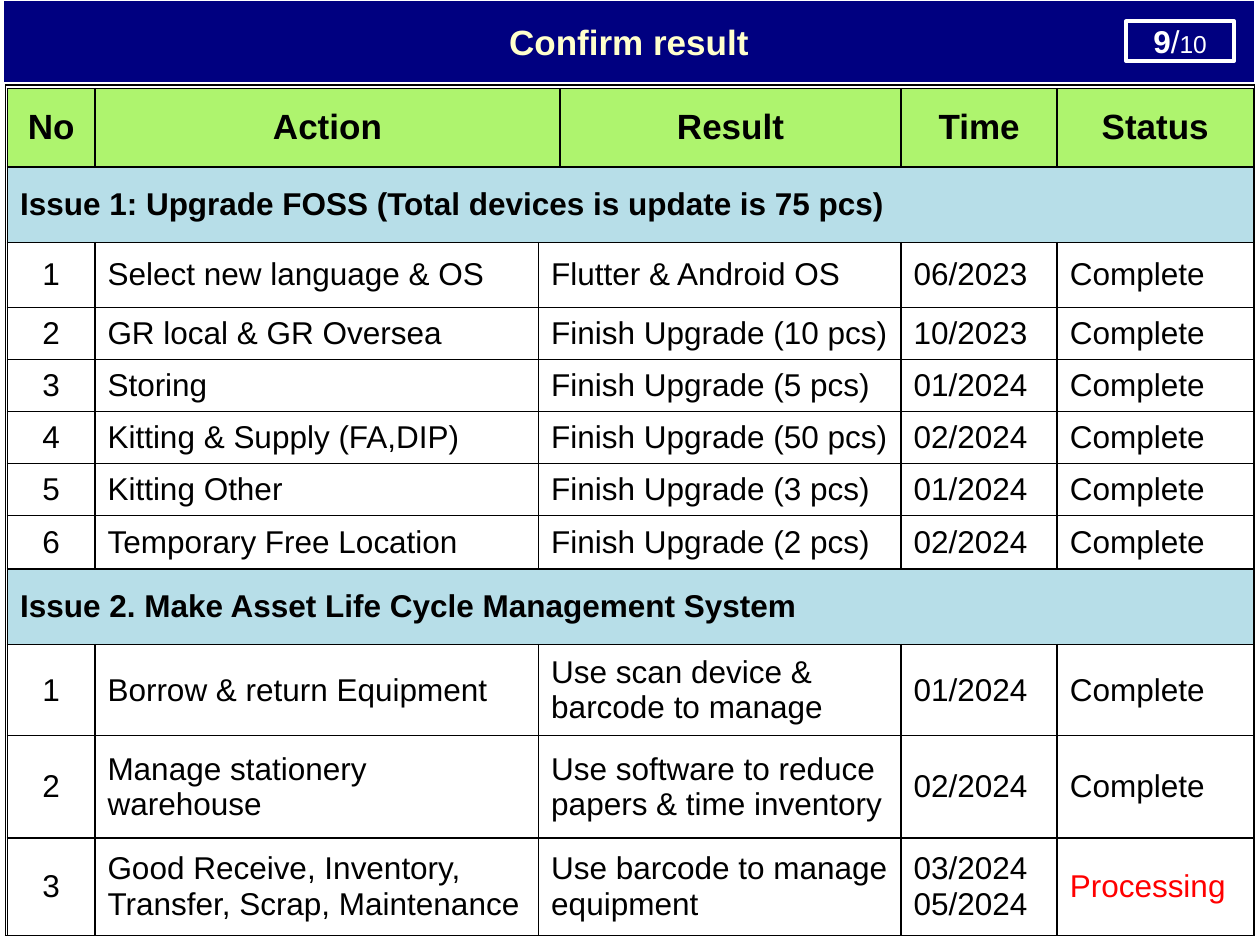
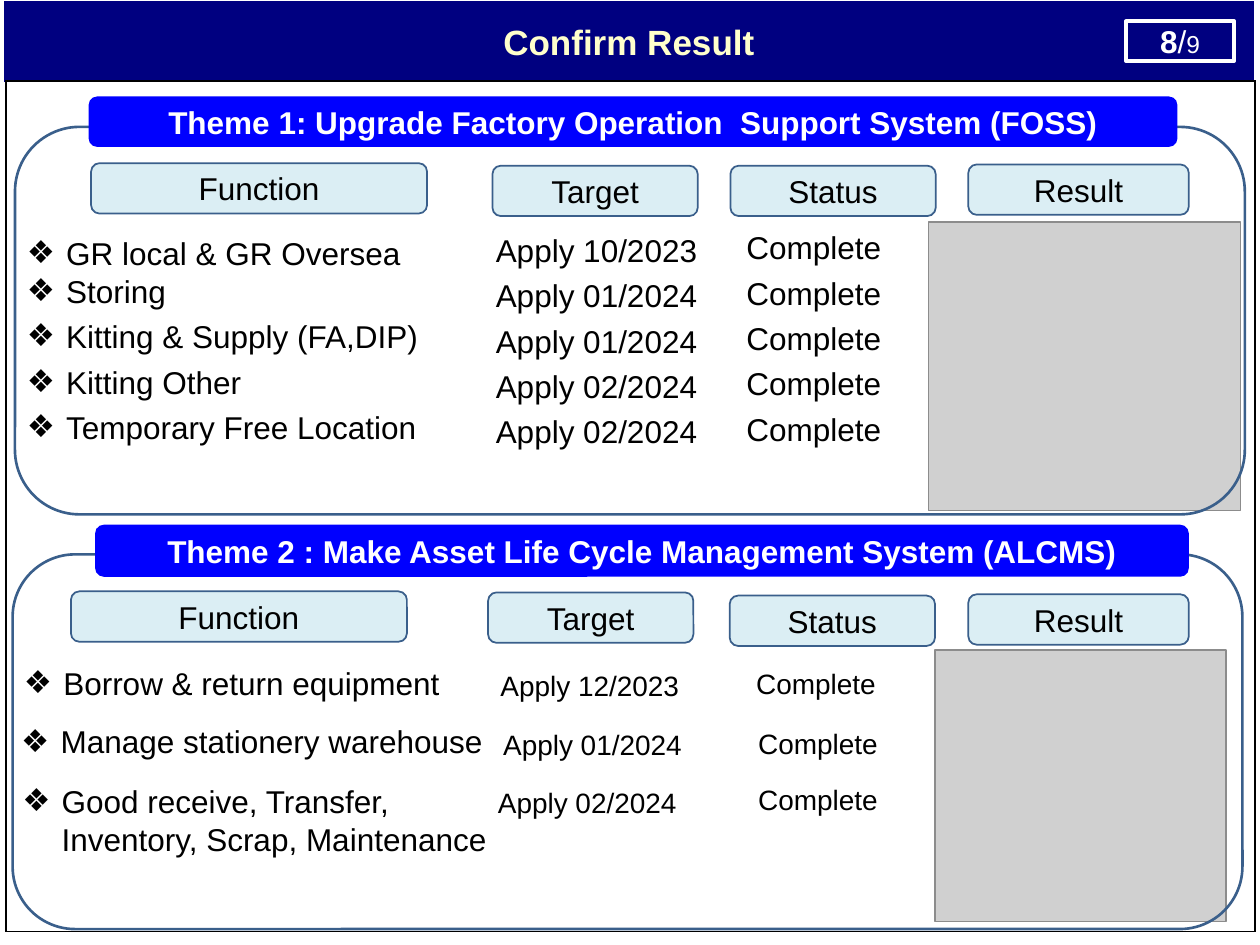
Before and after one commit to thietbicongnghevietnam/ReportPSNV, a slide deck: slide 9 of Report_Nguyen Nhu Minh.pptx (slide 10 before the commit). Drawn at 1260x945 pixels with LibreOffice and Linux fonts; fonts in the diff are those of the drawing; grey boxes stand for pictures. Boxes give left, top, right and bottom in pixels: in the first picture for what was removed or moved away, otherwise in the second. Text is boxed around its words. In the diff, an @@ line names an element or a change of style, - is before the commit and + after.

```diff
--- a/Report_Nguyen Nhu Minh.pptx
+++ b/Report_Nguyen Nhu Minh.pptx
@@ text in rectangle at (503, 29, 754, 56): text changed @@
-Confirm result
+Confirm Result
@@ text in rectangle at (1160, 30, 1200, 54): text changed @@
-9/10
+8/9
@@ table: place and size @@
-table at (5, 86, 1254, 936)
+table at (6, 81, 1255, 931)
@@ table removed at (8, 88, 1254, 935), 12 rows, 6 columns @@
-No | Action |  | Result | Time | Status
-Issue 1: Upgrade FOSS (Total devices is update is 75 pcs) |  |  |  |  | 
-1 | Select new language & OS | Flutter & Android OS |  | 06/2023 | Complete
-2 | GR local & GR Oversea | Finish Upgrade (10 pcs) |  | 10/2023 | Complete
-3 | Storing | Finish Upgrade (5 pcs) |  | 01/2024 | Complete
-4 | Kitting & Supply (FA,DIP) | Finish Upgrade (50 pcs) |  | 02/2024 | Complete
-5 | Kitting Other | Finish Upgrade (3 pcs) |  | 01/2024 | Complete
-6 | Temporary Free Location | Finish Upgrade (2 pcs) |  | 02/2024 | Complete
-Issue 2. Make Asset Life Cycle Management System |  |  |  |  | 
-1 | Borrow & return Equipment | Use scan device & barcode to manage |  | 01/2024 | Complete
-2 | Manage stationery warehouse | Use software to reduce papers & time inventory |  | 02/2024 | Complete
-3 | Good Receive, Inventory, Transfer, Scrap, Maintenance | Use barcode to manage equipment |  | 03/2024 / 05/2024 | Processing
@@ rounded rectangle added at (88, 97, 1177, 147), fill #0000FF, 18 pt, text #FFFFFF, bold @@
+Theme 1: Upgrade Factory Operation Support System (FOSS)
@@ rounded rectangle added at (15, 127, 1245, 515), outline #3A5F8C 1.5 pt @@
@@ rounded rectangle added at (91, 164, 427, 214), fill #DBEEF4, outline #3A5F8C 1 pt, 18 pt, text #000000 @@
+Function
@@ rounded rectangle added at (493, 166, 698, 217), fill #DBEEF4, outline #3A5F8C 1 pt, 18 pt, text #000000 @@
+Target
@@ rounded rectangle added at (731, 166, 936, 217), fill #DBEEF4, outline #3A5F8C 1 pt, 18 pt, text #000000 @@
+Status
@@ rounded rectangle added at (969, 165, 1189, 215), fill #DBEEF4, outline #3A5F8C 1 pt, 18 pt, text #000000 @@
+Result
@@ text added at (496, 239, 697, 449), 18 pt, text #000000 @@
+Apply 10/2023
+Apply 01/2024
+Apply 01/2024
+Apply 02/2024
+Apply 02/2024
@@ text added at (746, 236, 881, 447), 18 pt, text #000000 @@
+Complete
+Complete
+Complete
+Complete
+Complete
@@ picture added at (929, 222, 1241, 510) @@
@@ text added at (66, 242, 418, 445), 18 pt, text #000000 @@
+❖ GR local & GR Oversea
+❖ Storing
+❖ Kitting & Supply (FA,DIP)
+❖ Kitting Other
+❖ Temporary Free Location
@@ rounded rectangle added at (94, 524, 1188, 576), fill #0000FF, 18 pt, text #FFFFFF, bold @@
+Theme 2 : Make Asset Life Cycle Management System (ALCMS)
@@ rounded rectangle added at (13, 554, 1242, 929), outline #3A5F8C 1.5 pt @@
@@ rounded rectangle added at (71, 591, 407, 641), fill #DBEEF4, outline #3A5F8C 1 pt, 18 pt, text #000000 @@
+Function
@@ rounded rectangle added at (488, 592, 693, 643), fill #DBEEF4, outline #3A5F8C 1 pt, 18 pt, text #000000 @@
+Target
@@ rounded rectangle added at (730, 596, 935, 646), fill #DBEEF4, outline #3A5F8C 1 pt, 18 pt, text #000000 @@
+Status
@@ rounded rectangle added at (969, 595, 1189, 645), fill #DBEEF4, outline #3A5F8C 1 pt, 18 pt, text #000000 @@
+Result
@@ picture added at (935, 650, 1226, 922) @@
@@ text added at (63, 672, 439, 701), 18 pt, text #000000 @@
+❖ Borrow & return equipment
@@ text added at (500, 675, 679, 701), 16 pt, text #000000 @@
+Apply 12/2023
@@ text added at (756, 673, 875, 699), 16 pt, text #000000 @@
+Complete
@@ text added at (61, 730, 482, 759), 18 pt, text #000000 @@
+❖ Manage stationery warehouse
@@ text added at (503, 734, 682, 760), 16 pt, text #000000 @@
+Apply 01/2024
@@ text added at (758, 733, 877, 760), 16 pt, text #000000 @@
+Complete
@@ text added at (62, 790, 486, 857), 18 pt, text #000000 @@
+❖ Good receive, Transfer, Inventory, Scrap, Maintenance
@@ text added at (498, 792, 676, 818), 16 pt, text #000000 @@
+Apply 02/2024
@@ text added at (758, 789, 877, 815), 16 pt, text #000000 @@
+Complete
```
Also in this commit, not shown: 6 other slides changed, 3 slides added, 4 slides removed, 2 other files.
